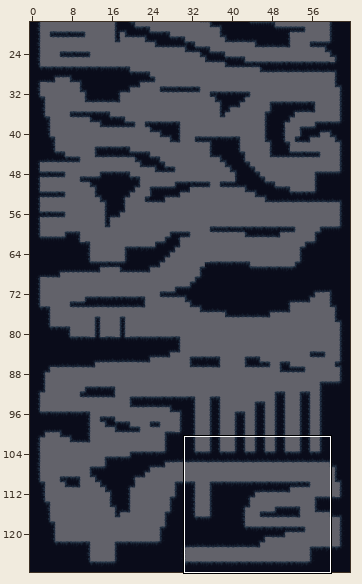
Tiled map: lib/resources/mapData/map.tmx. The picture above shows the old version from afar; the outline marks the close-up.
Close-up. Before the edit:
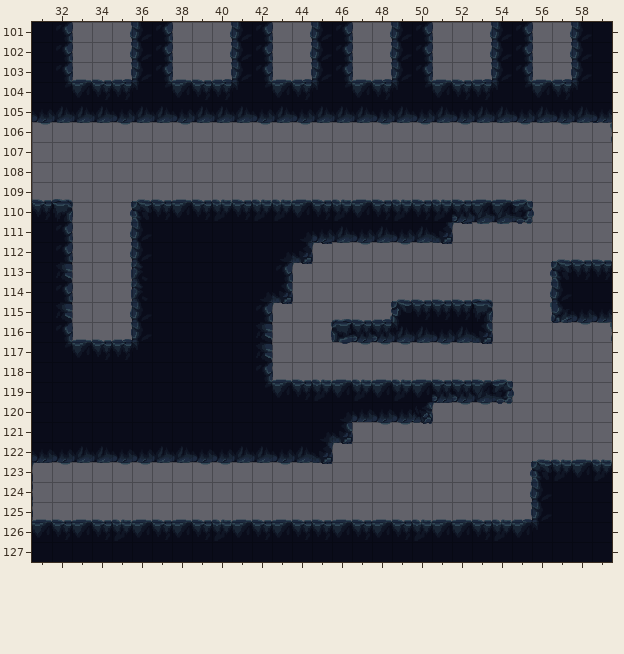
Cells are 32x32 px. Shown: x 31..59, y 101..127. The commit also changed other parts of the map, which this record leaves out.
After the commit:
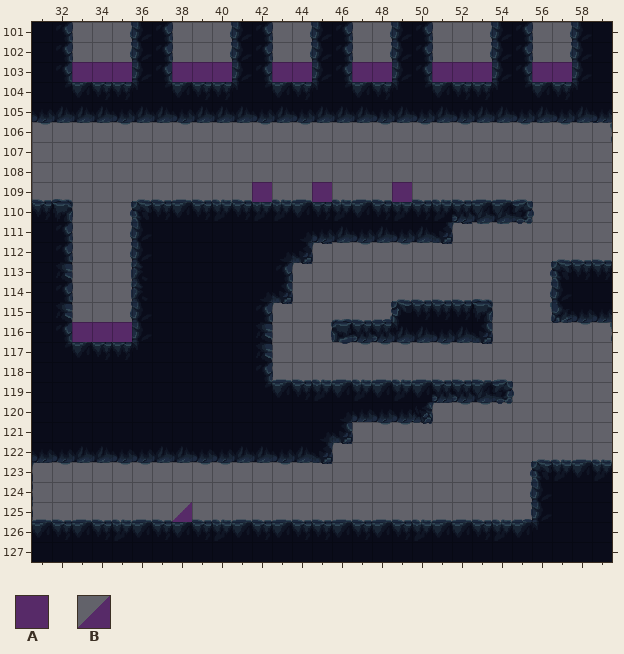
Key: from "shapes": A 0, B 1.
_ is an empty cell.
Tiles of an added or newly shown layer are drawn over the layers below it.
Changes in this commit:
Layer "spikes" (added):
The author put tile A in row 103 at x 33 to 35, 38 to 40, 43 to 44, 47 to 48, 51 to 53 and 56 to 57; in row 109 at x 42, 45 and 49; in row 116 at x 33 to 35.
The author put tile B in row 125 at x 38.
